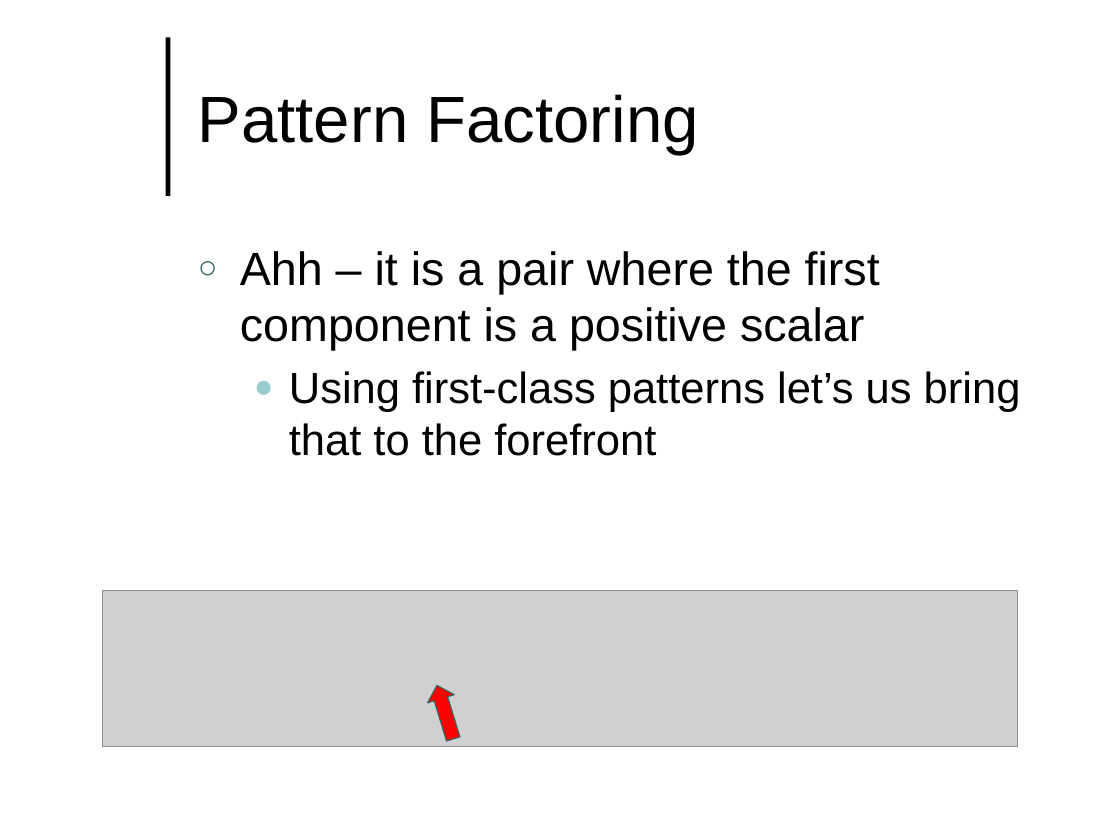
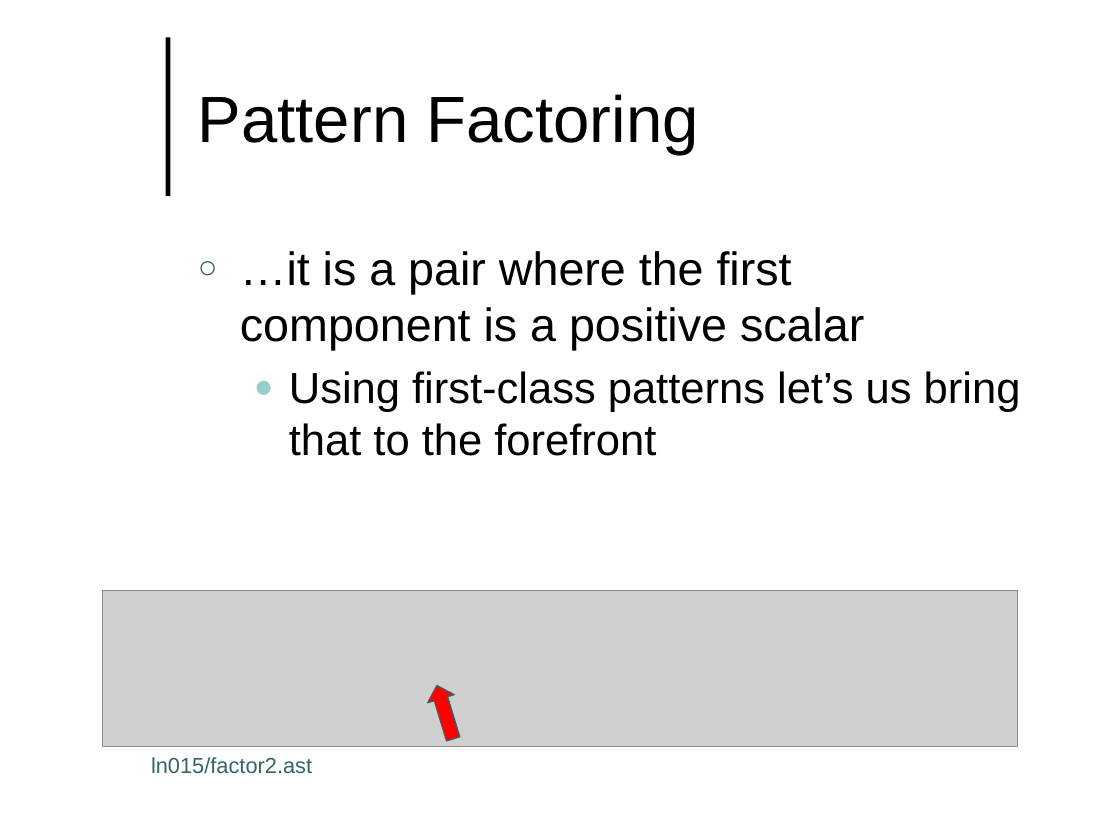
Before and after one commit to lutzhamel/CSC493, a slide deck: slide 6 of notes/csc493-ln015.pptx. Drawn at 1120x840 pixels with LibreOffice and Linux fonts; fonts in the diff are those of the drawing; grey boxes stand for pictures; background and template pictures are left out. Boxes give left, top, right and bottom in pixels: in the first picture for what was removed or moved away, otherwise in the second. Text is boxed around its words. In the diff, an @@ line names an element or a change of style, - is before the commit and + after.

```diff
--- a/notes/csc493-ln015.pptx
+++ b/notes/csc493-ln015.pptx
@@ text at [240,251,864,350]: text changed @@
-○ Ahh – it is a pair where the first component is a positive scalar
+○ …it is a pair where the first component is a positive scalar
@@ text added at [151,757,312,774], 14 pt, text #336666 @@
+ln015/factor2.ast
```
Also in this commit, not shown: 1 other slide changed, 11 slides added, 7 other files.
